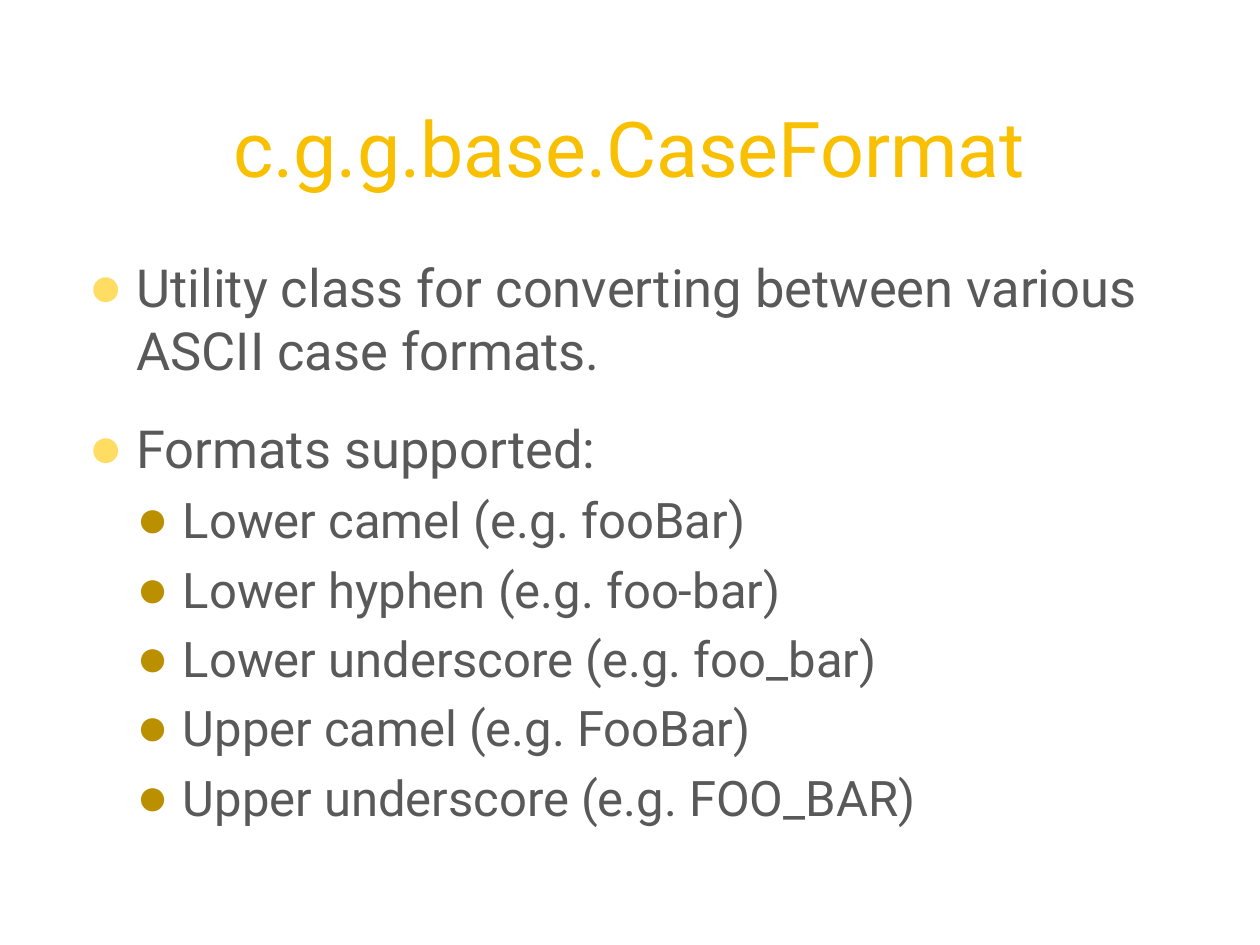
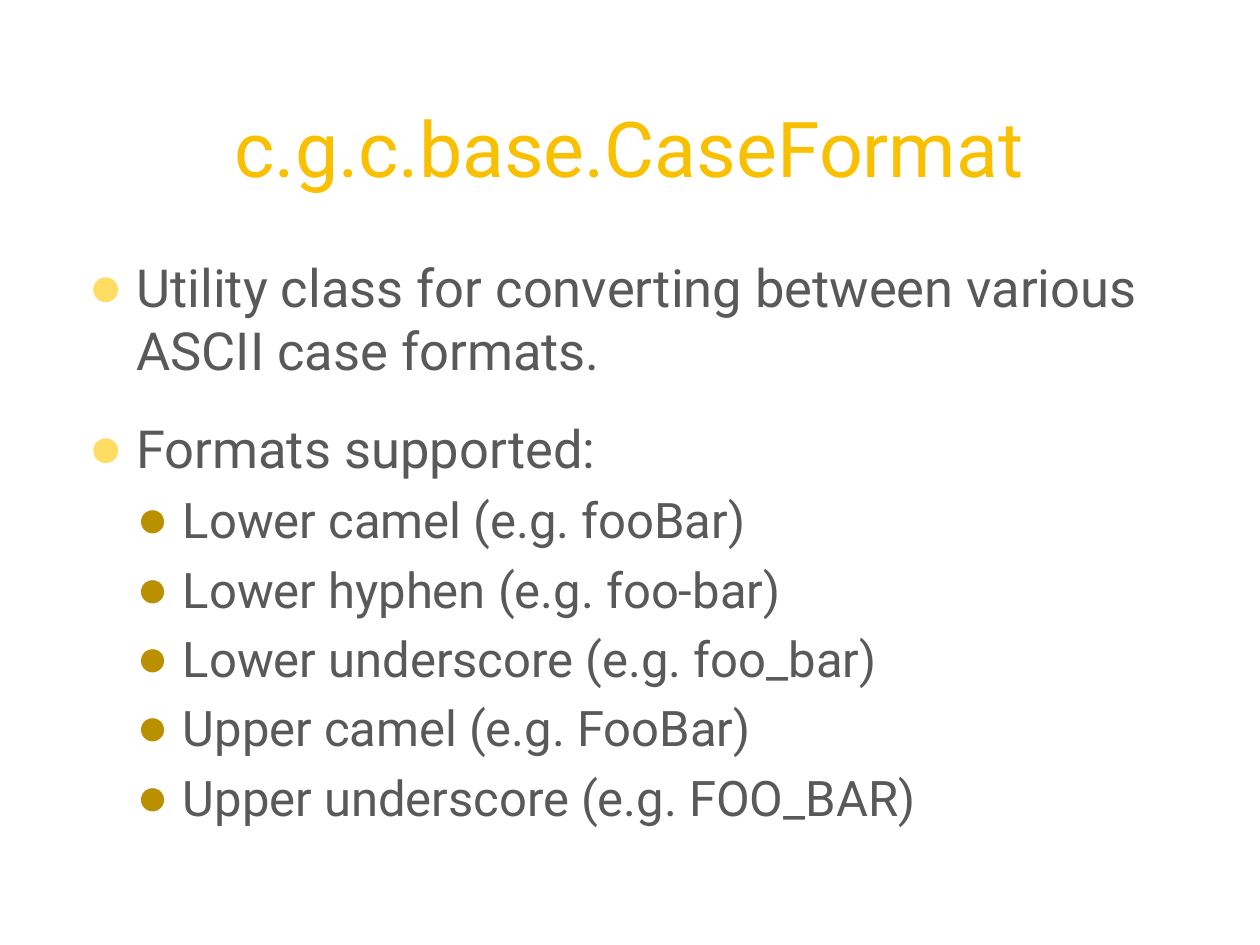
Before and after one commit to twoqubed/JavaMUG-Guava, a slide deck: slide 19 of JavaMUG - Guava.pptx (slide 25 before the commit). Drawn at 1260x945 pixels with LibreOffice and Linux fonts; fonts in the diff are those of the drawing; background and template pictures are left out. Boxes give left, top, right and bottom in pixels: in the first picture for what was removed or moved away, otherwise in the second. Text is boxed around its words. In the diff, an @@ line names an element or a change of style, - is before the commit and + after.

```diff
--- a/JavaMUG - Guava.pptx
+++ b/JavaMUG - Guava.pptx
@@ title at [235,119,1024,193]: text changed @@
-c.g.g.base.CaseFormat
+c.g.c.base.CaseFormat
```
Also in this commit, not shown: 18 other slides changed, 5 slides added, 6 slides removed, 9 other files.
